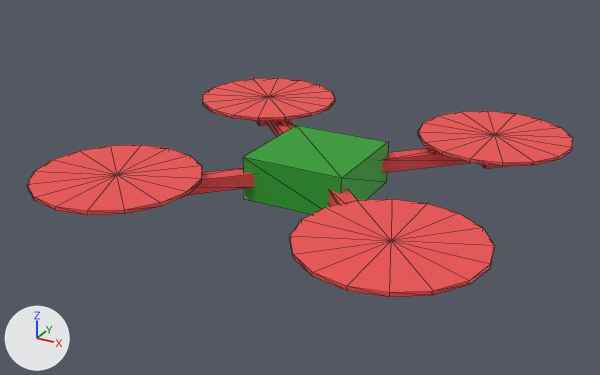
What one commit did to the glTF model public/models/quad_2.glb.
The view is the same before and after, from a 50 mm lens placed at (2.01, -3.85, 1.79), pointed at (-0.06, -0.08, -0.09). Every picture has the same lights, and +X, +Y and +Z are marked at lower left. The picture after the commit comes second. Mesh edges are drawn as thin lines. Vertices at exactly the same position are counted once.
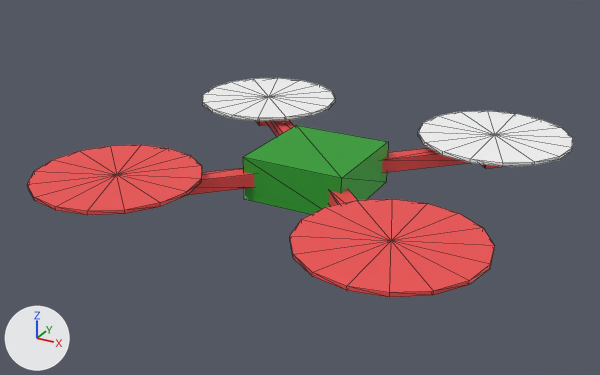
What changed in the scene script:
```text
Add mat_frontrotors:
    mat_frontrotors = principled_material('frontrotors')
    mat_frontrotors.base_color = (1.0, 1.0, 1.0)  # white #ffffff
    mat_frontrotors.metallic = 0.1
Change me_mesh_0:
    where me_mesh_0.from_pydata(...)  # 208 vertices, 364 faces; spans x -1.23..1.23, y -1.23..1.23, z -0.12..0.12
    used by ob_mesh_0; location = (0.0, 0.0, 0.0)
    me_mesh_0 part 1: the loose piece of 34 vertices spanning x 0.33..1.23, y 0.33..1.23, z 0.08..0.1 is moved by (-1.56, -1.56, 0.0)
    me_mesh_0 part 2: the loose piece of 34 vertices spanning x -1.23..-0.33, y 0.33..1.23, z 0.08..0.1 is moved by (1.56, 0.0, 0.0)
    me_mesh_0 part 3: the loose piece of 34 vertices spanning x -1.23..-0.33, y -1.23..-0.33, z 0.08..0.1 is moved by (0.0, 1.56, 0.0)
    me_mesh_0 part 4: all 128 faces centred in x -1.22..-0.34, y -1.22..1.22, z 0.08..0.1 switch from mat_rotors (red #f65353) to mat_frontrotors (white #ffffff)
```

Location of each change, [x1, y1, x2, y2] in pixels of the pictures (600 x 375 px; the box of a moved part takes in the faces that stretch with it):
'Mesh_0', reshaped, recoloured (red to white)
    both: [27, 78, 573, 297]
part 1 of me_mesh_0, moved or reshaped
    before: [418, 111, 573, 166]
    after: [27, 145, 202, 215]
part 2 of me_mesh_0, moved or reshaped
    before: [203, 78, 335, 121]
    after: [418, 111, 573, 166]
part 3 of me_mesh_0, moved or reshaped
    before: [27, 145, 202, 215]
    after: [203, 78, 335, 121]
part 4 of me_mesh_0, recoloured (red to white)
    before: [203, 78, 335, 121]
    after: [203, 78, 573, 166]
